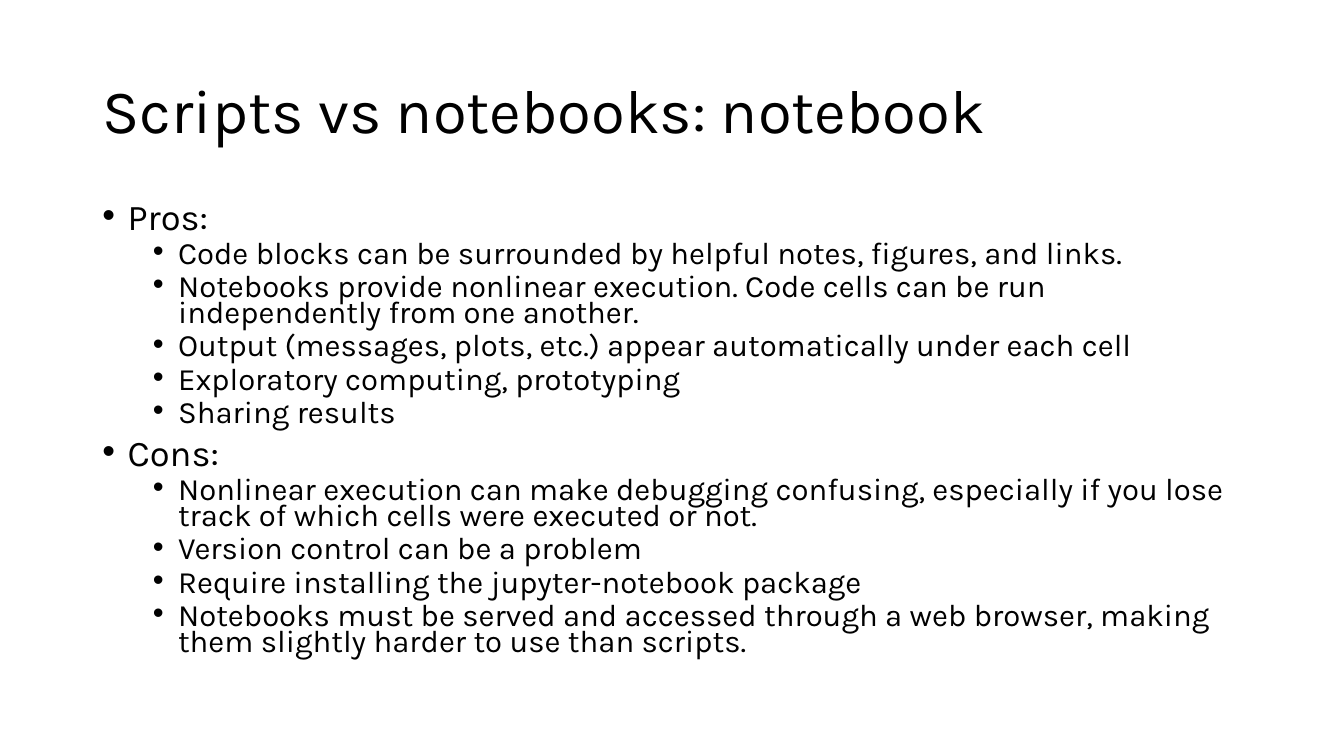
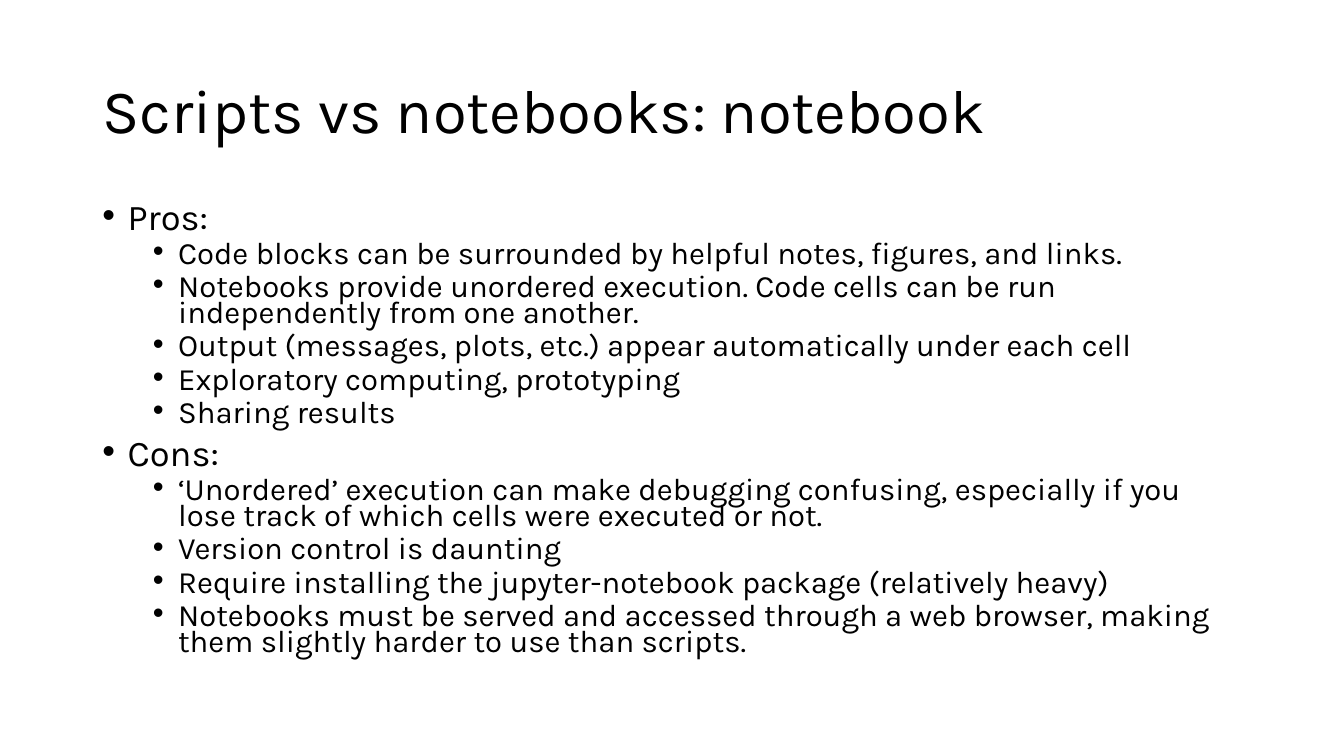
Before and after one commit to moravveji/python_intro_training, a slide deck: slide 65 of slides-pptx/02-Python_intro-Setup.pptx (slide 72 before the commit). Drawn at 1344x756 pixels with LibreOffice and Linux fonts; fonts in the diff are those of the drawing. Boxes give left, top, right and bottom in pixels: in the first picture for what was removed or moved away, otherwise in the second. Text is boxed around its words. In the diff, an @@ line names an element or a change of style, - is before the commit and + after.

```diff
--- a/slides-pptx/02-Python_intro-Setup.pptx
+++ b/slides-pptx/02-Python_intro-Setup.pptx
@@ text at (x1=178, y1=270, x2=1056, y2=331): text changed @@
-  • Notebooks provide nonlinear execution. Code cells can be run independently from one another.
+  • Notebooks provide unordered execution. Code cells can be run independently from one another.
@@ text at (x1=178, y1=478, x2=1180, y2=600): text changed @@
-  • Nonlinear execution can make debugging confusing, especially if you lose track of which cells were executed or not.
-  • Version control can be a problem
-  • Require installing the jupyter-notebook package
+  • ‘Unordered’ execution can make debugging confusing, especially if you lose track of which cells were executed or not.
+  • Version control is daunting
+  • Require installing the jupyter-notebook package (relatively heavy)
```
Also in this commit, not shown: 14 other slides changed, 1 slide added, 8 slides removed, 14 other files.
